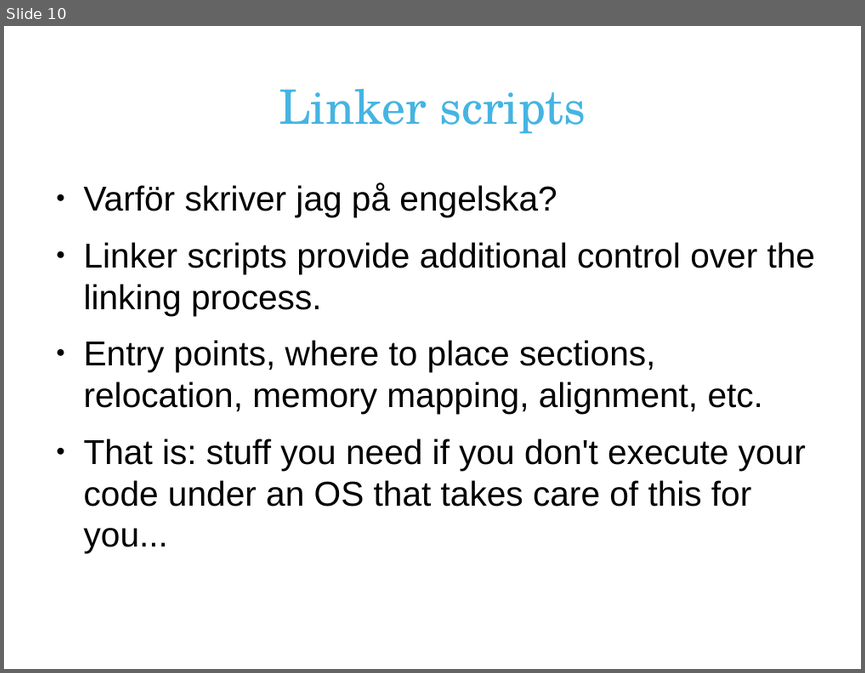
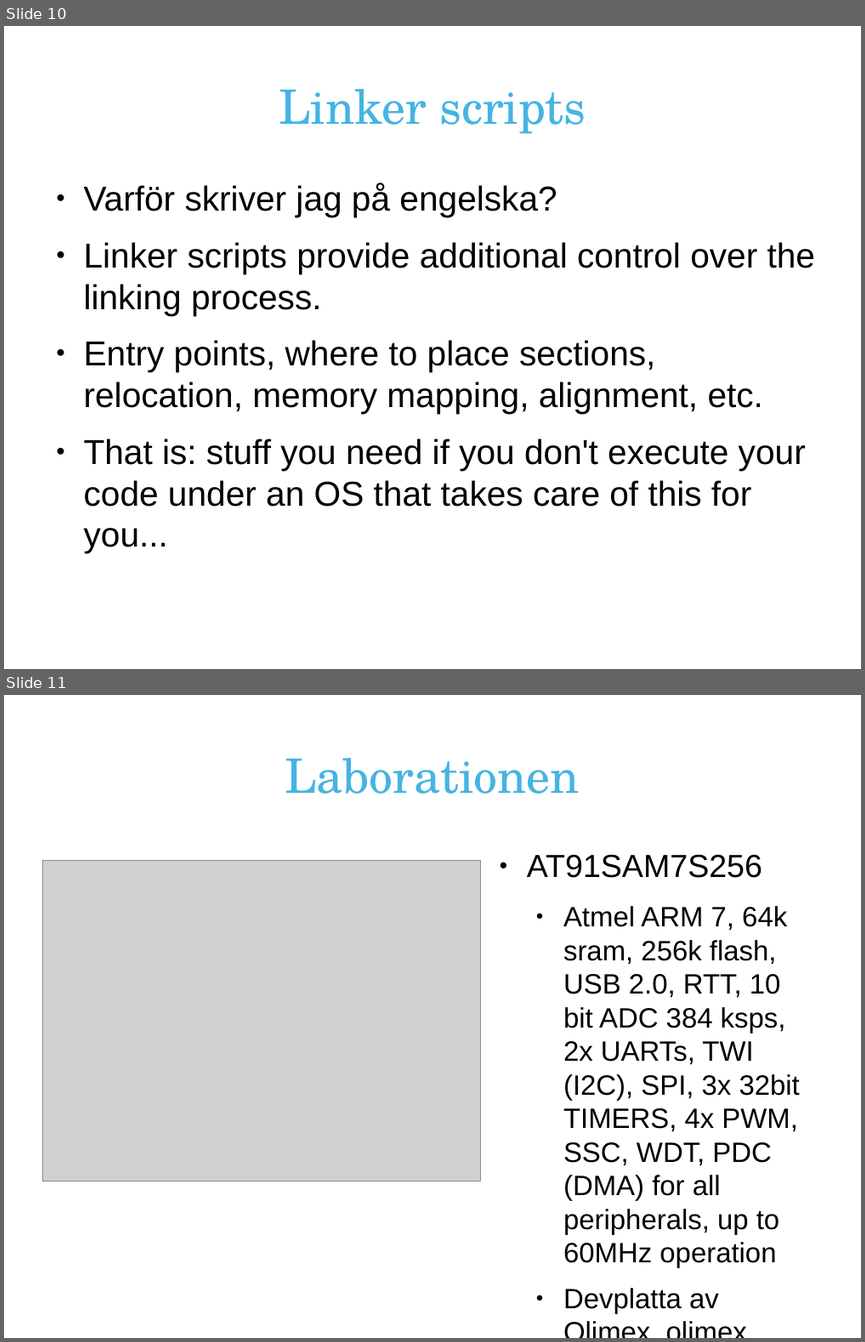
Before and after one commit to hnrkp/khelg2012-1, a slide deck: doc/pres.odp. Shown one above the other, each under a label of ours: slide 10 before the commit, slides 10 and 11 after it. The pictures are 865x673 and 865x1342 pixels, drawn with LibreOffice and Linux fonts; fonts in the diff are those of the drawing; grey boxes stand for pictures; background and template pictures are left out. Boxes give left, top, right and bottom in pixels: in the first picture for what was removed or moved away, otherwise in the second. Text is boxed around its words. In the diff, an @@ line names an element or a change of style, - is before the commit and + after.

```diff
--- a/doc/pres.odp
+++ b/doc/pres.odp
@@ slide 11 added at (4,695,861,1338), background #FFFFFF @@
@@ title added at (284,758,579,794), 44 pt, text #45B4E2 @@
+Laborationen
@@ picture added at (43,861,480,1181) @@
@@ text added at (527,854,800,1268), 25.9 pt, text #000000 @@
+● AT91SAM7S256
+  ● Atmel ARM 7, 64k sram, 256k flash, USB 2.0, RTT, 10 bit ADC 384 ksps, 2x UARTs, TWI (I2C), SPI, 3x 32bit TIMERS, 4x PWM, SSC, WDT, PDC (DMA) for all peripherals, up to 60MHz operation
+  ● Devplatta av Olimex, olimex sam7-h256
```
Also in this commit, not shown: 2 other slides added.
